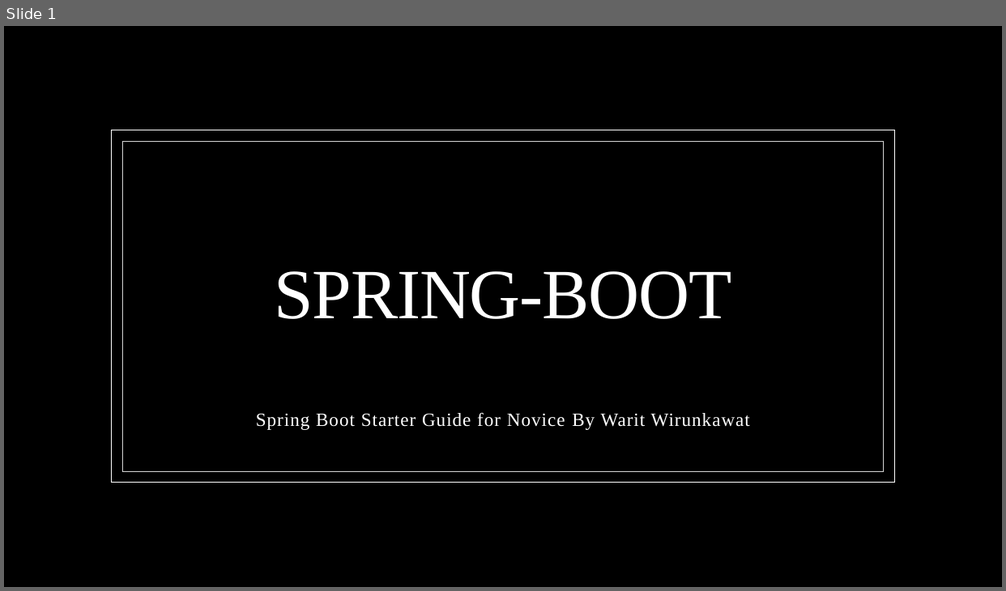
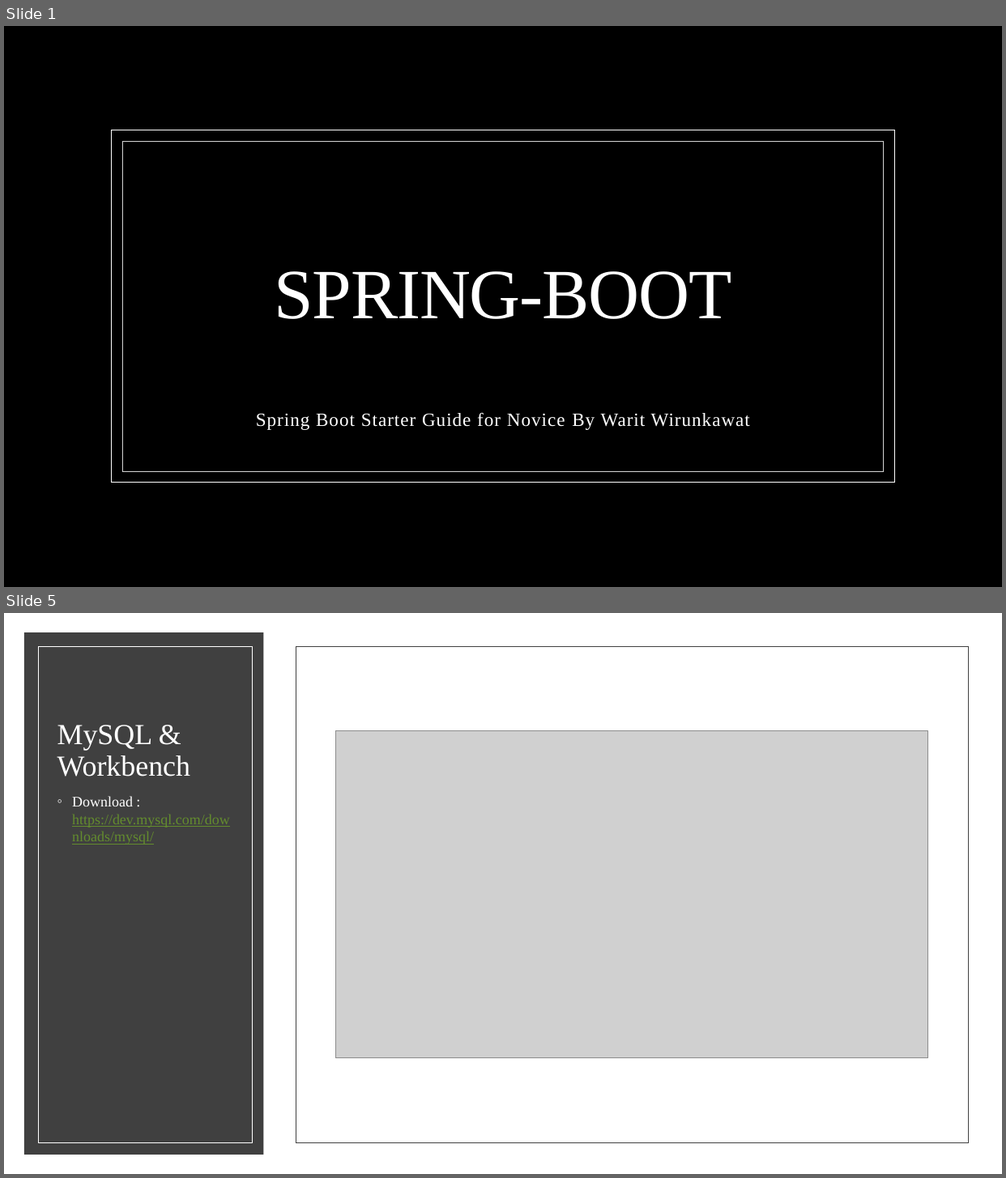
Before and after one commit to vaerit094/WM-Spring-Boot-Novice, a slide deck: document/presentation.pptx. Shown one above the other, each under a label of ours: slide 1 before the commit, slides 1 and 5 after it; the slides between them are not shown. The pictures are 1006x591 and 1006x1178 pixels, drawn with LibreOffice and Linux fonts; fonts in the diff are those of the drawing; grey boxes stand for pictures; background and template pictures are left out. Boxes give left, top, right and bottom in pixels: in the first picture for what was removed or moved away, otherwise in the second. Text is boxed around its words. In the diff, an @@ line names an element or a change of style, - is before the commit and + after.

```diff
--- a/document/presentation.pptx
+++ b/document/presentation.pptx
@@ slide 5 added at (x1=4, y1=613, x2=1002, y2=1174), background #000000 @@
@@ rectangle added at (x1=4, y1=613, x2=1002, y2=1174), fill #FFFFFF @@
@@ rectangle added at (x1=24, y1=632, x2=264, y2=1155), fill #404040 @@
@@ rectangle added at (x1=39, y1=647, x2=253, y2=1143), outline #FFFFFF 0.5 pt @@
@@ rectangle added at (x1=296, y1=647, x2=968, y2=1143), outline #404040 0.5 pt @@
@@ title added at (x1=57, y1=725, x2=191, y2=777), 28 pt, text #FFFFFF @@
+MySQL & Workbench
@@ picture added at (x1=335, y1=731, x2=928, y2=1059) @@
@@ text added at (x1=72, y1=796, x2=230, y2=845), 14 pt, text #638C2E, underline @@
+◦ Download : https://dev.mysql.com/downloads/mysql/
```
Also in this commit, not shown: 2 slides changed, 2 other slides added, 3 other files.
